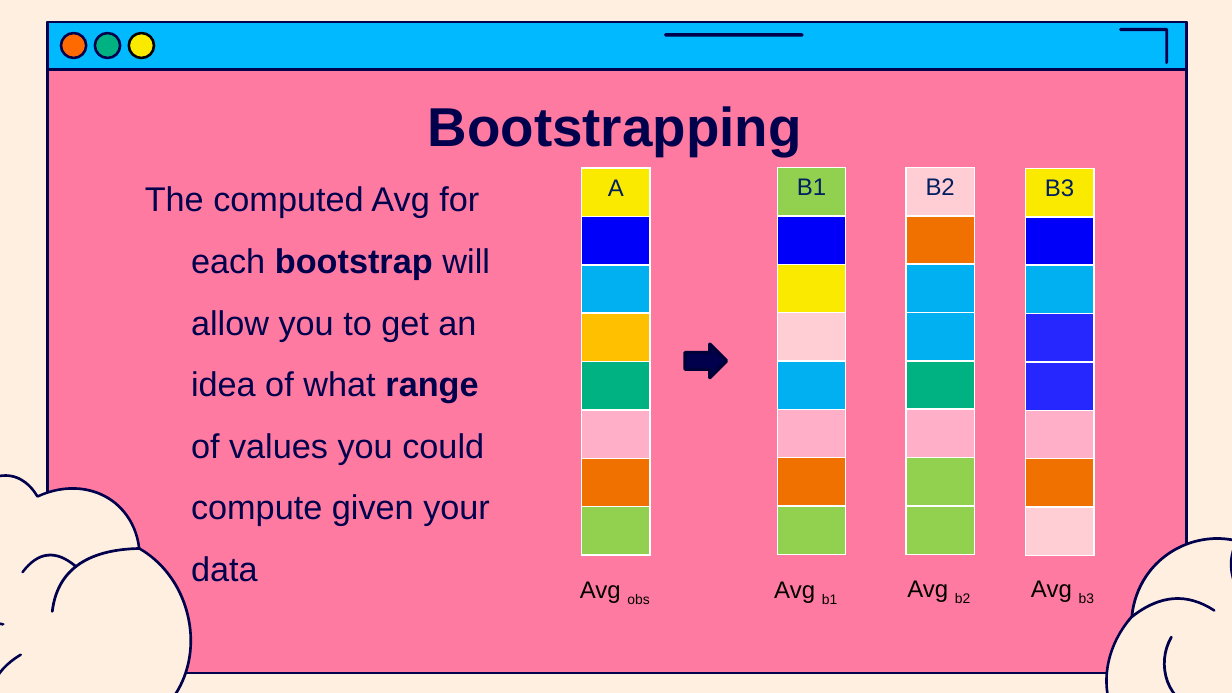
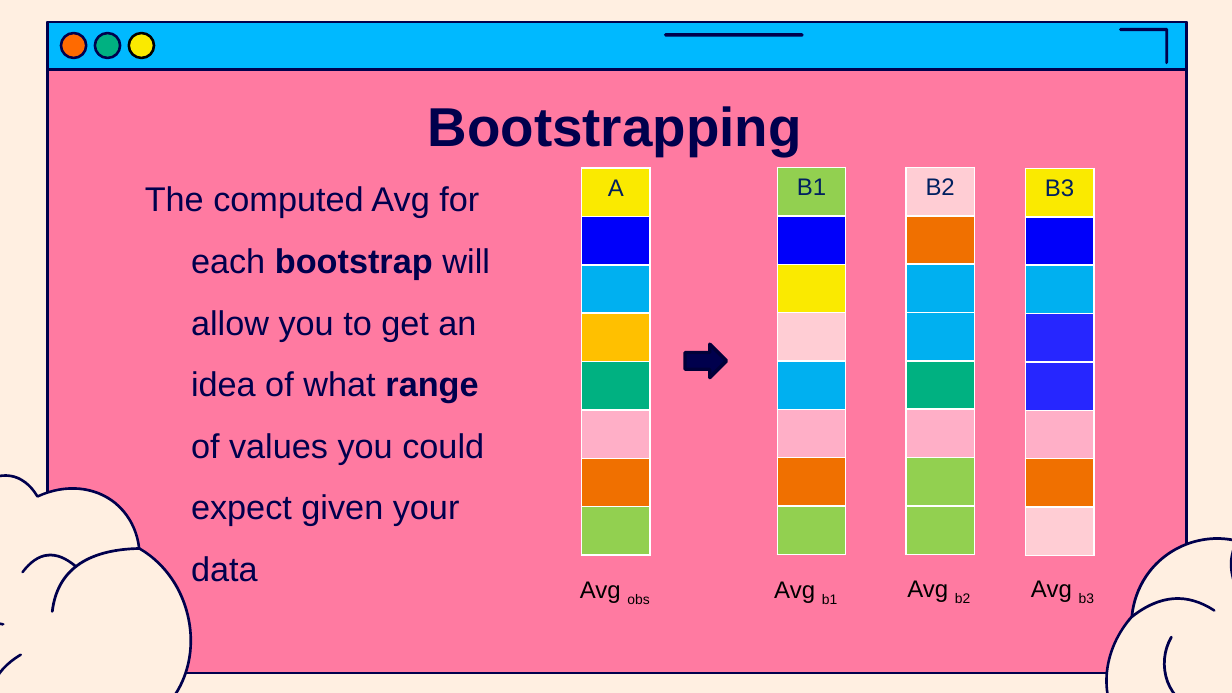
Before and after one commit to jasondsc/MATDRAB2MATFAB, a slide deck: slide 37 of slides/MATLAB_class_6.pptx (slide 36 before the commit). Drawn at 1232x693 pixels with LibreOffice and Linux fonts; fonts in the diff are those of the drawing. Boxes give left, top, right and bottom in pixels: in the first picture for what was removed or moved away, otherwise in the second. Text is boxed around its words. In the diff, an @@ line names an element or a change of style, - is before the commit and + after.

```diff
--- a/slides/MATLAB_class_6.pptx
+++ b/slides/MATLAB_class_6.pptx
@@ text at [145,186,490,582]: text changed @@
-The computed Avg for each bootstrap will allow you to get an idea of what range of values you could compute given your data
+The computed Avg for each bootstrap will allow you to get an idea of what range of values you could expect given your data
```
Also in this commit, not shown: 2 other slides changed, 1 slide added, 1 other file.
